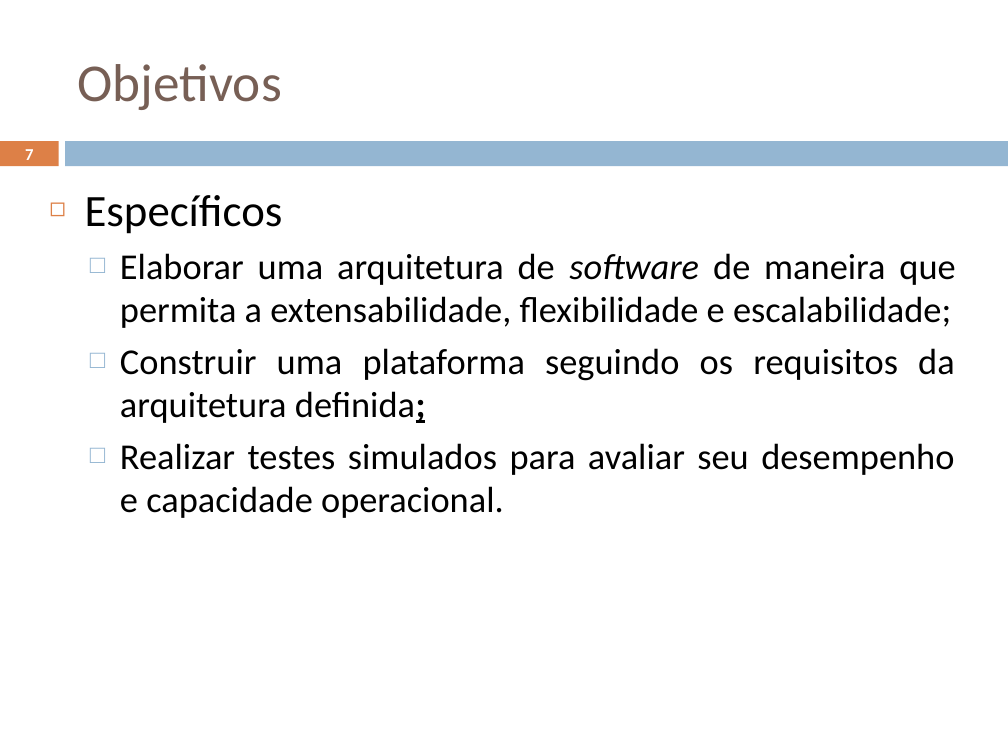
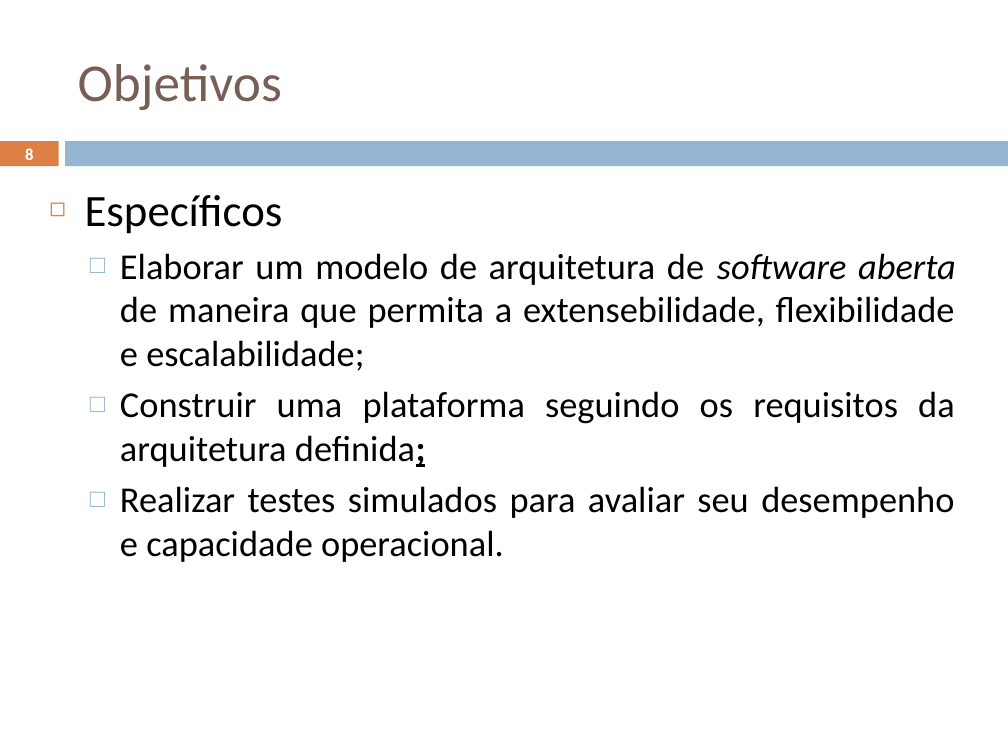
Before and after one commit to geoleite/Mestrado, a slide deck: slide 8 of Apresentacao/ApresentaçãoV1.pptx (slide 7 before the commit). Drawn at 1008x756 pixels with LibreOffice and Linux fonts; fonts in the diff are those of the drawing. Boxes give left, top, right and bottom in pixels: in the first picture for what was removed or moved away, otherwise in the second. Text is boxed around its words. In the diff, an @@ line names an element or a change of style, - is before the commit and + after.

```diff
--- a/Apresentacao/ApresentaçãoV1.pptx
+++ b/Apresentacao/ApresentaçãoV1.pptx
@@ page number at box(25, 148, 33, 160): text changed @@
-7
+8
@@ text at box(120, 253, 956, 371): text changed @@
-  □ Elaborar uma arquitetura de software de maneira que permita a extensabilidade, flexibilidade e escalabilidade;
+  □ Elaborar um modelo de arquitetura de software aberta de maneira que permita a extensebilidade, flexibilidade e escalabilidade;
```
Also in this commit, not shown: 6 other slides changed, 4 slides added, 1 slide removed, 4 other files.
